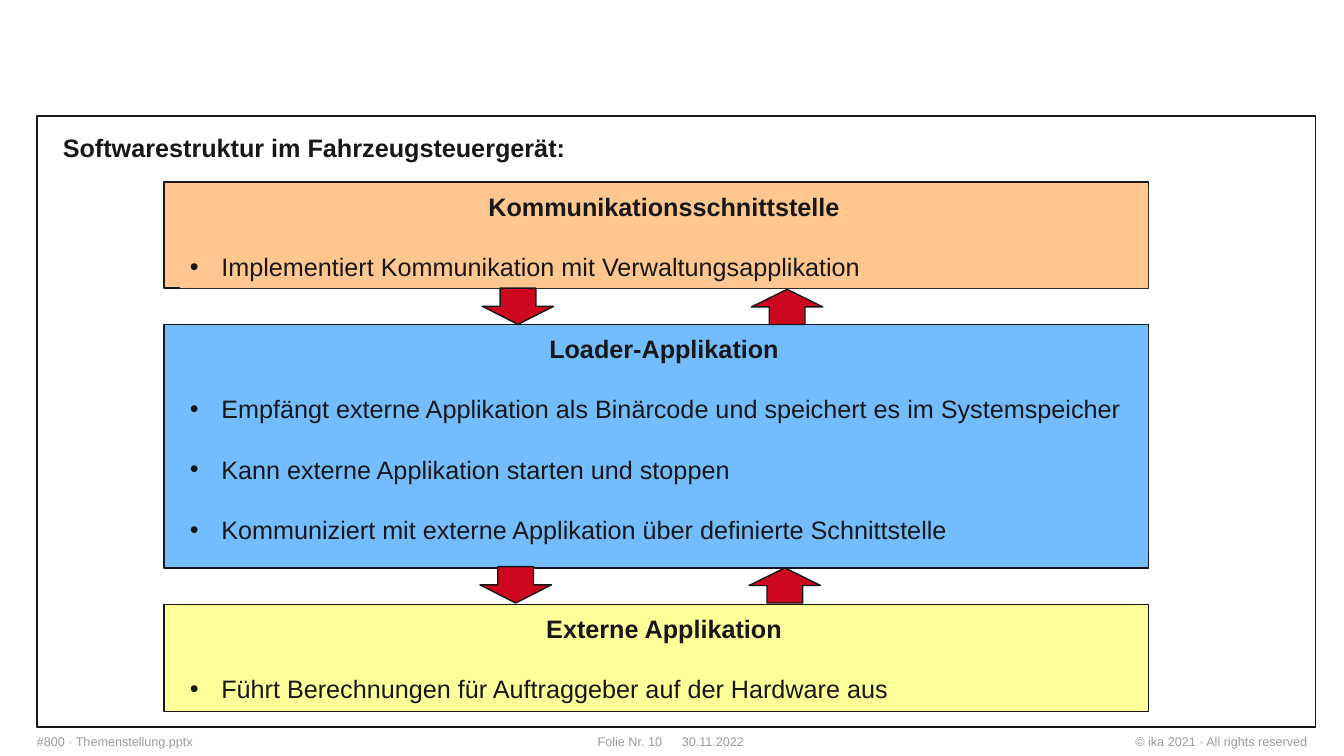
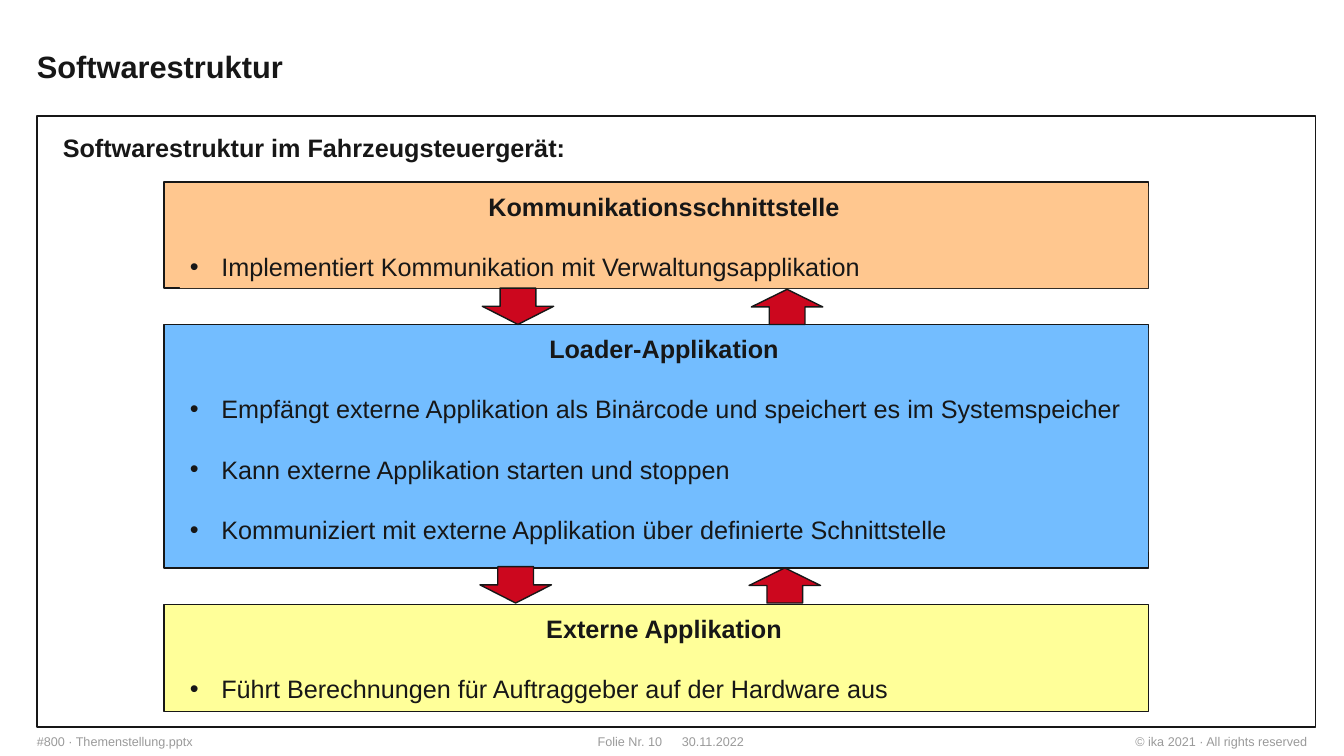
Before and after one commit to WhR4Ven/Diss_Dokument, a slide deck: slide 10 of Vortrag/Themenstellung.pptx. Drawn at 1344x756 pixels with LibreOffice and Linux fonts; fonts in the diff are those of the drawing; background and template pictures are left out. Boxes give left, top, right and bottom in pixels: in the first picture for what was removed or moved away, otherwise in the second. Text is boxed around its words. In the diff, an @@ line names an element or a change of style, - is before the commit and + after.

```diff
--- a/Vortrag/Themenstellung.pptx
+++ b/Vortrag/Themenstellung.pptx
@@ title added at [37, 55, 283, 79], 22 pt, text #171717, bold @@
+Softwarestruktur
```
Also in this commit, not shown: 8 other slides changed, 4 slides added, 5 slides removed.
